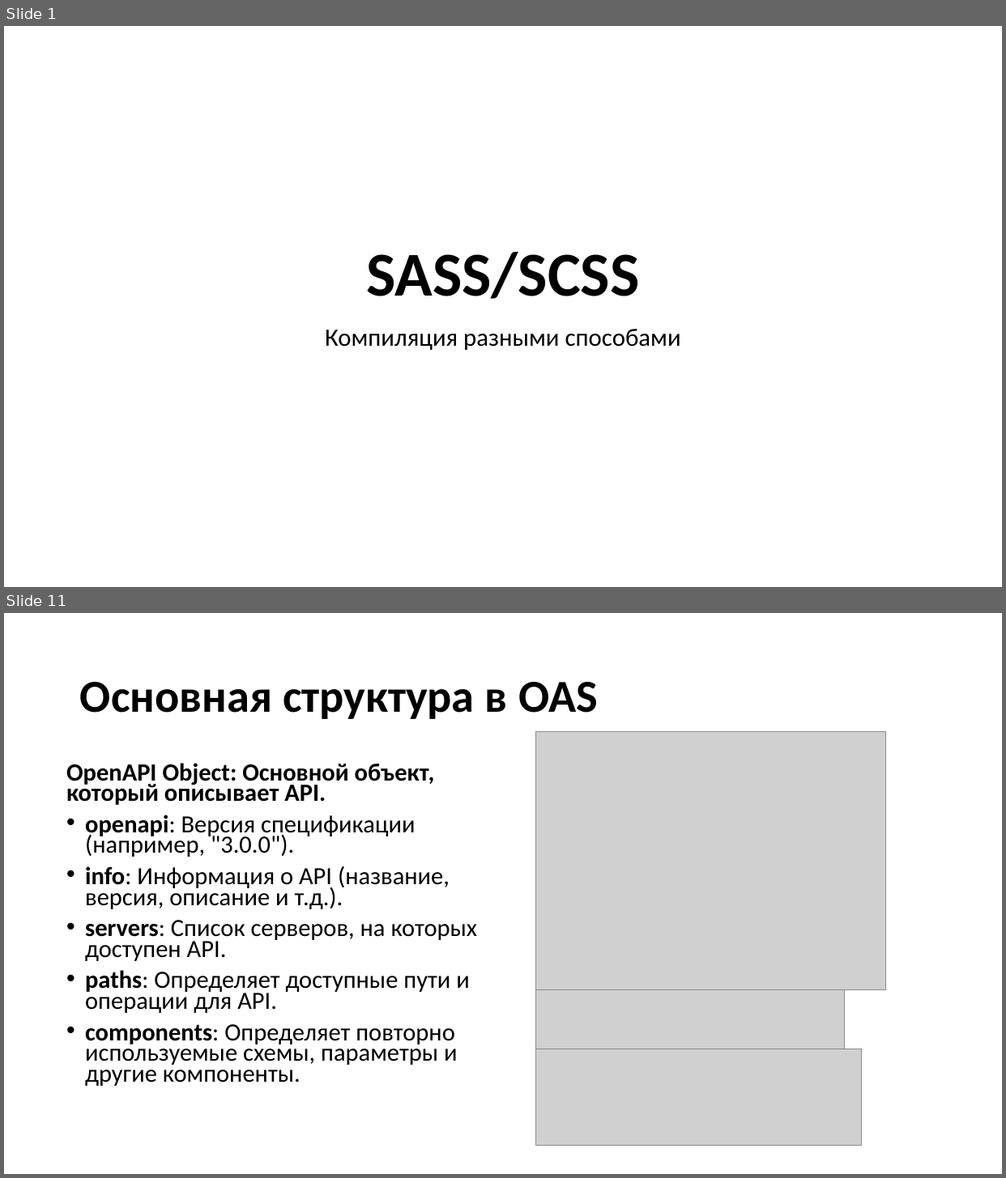
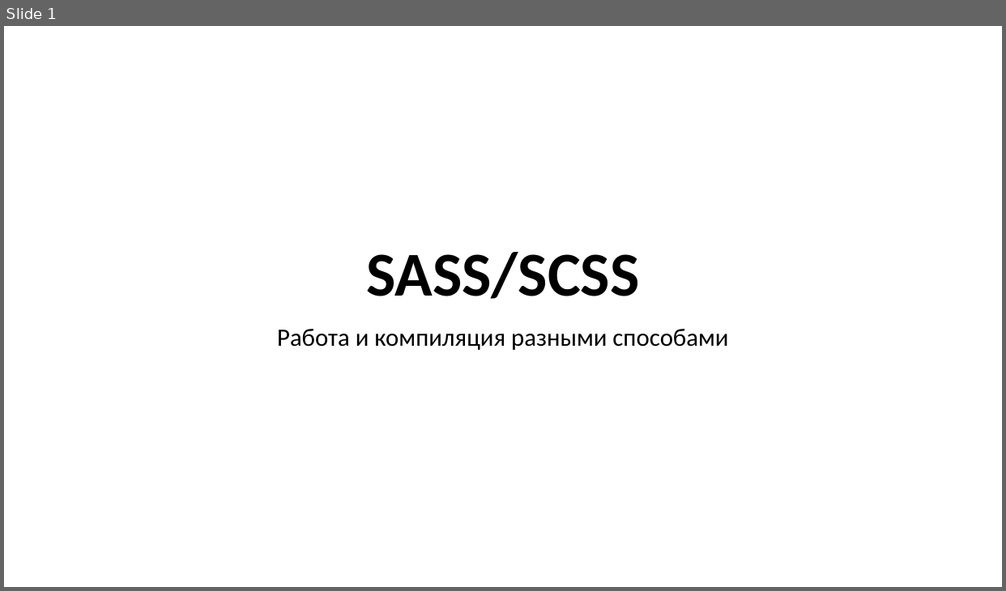
Before and after one commit to TalantRys/scss-study, a slide deck: sass.pptx. Shown one above the other, each under a label of ours: slides 1 and 11 before the commit, slide 1 after it; the slides between them are not shown. The pictures are 1006x1178 and 1006x591 pixels, drawn with LibreOffice and Linux fonts; fonts in the diff are those of the drawing; grey boxes stand for pictures. Boxes give left, top, right and bottom in pixels: in the first picture for what was removed or moved away, otherwise in the second. Text is boxed around its words. In the diff, an @@ line names an element or a change of style, - is before the commit and + after.

```diff
--- a/sass.pptx
+++ b/sass.pptx
@@ slide 11 removed at (4,613,1002,1174), background #FFFFFF @@
@@ title removed at (80,682,598,719) @@
-Основная структура в OAS
@@ picture removed at (535,731,886,990) @@
@@ text removed at (66,763,478,1086) @@
-OpenAPI Object: Основной объект, который описывает API.
-• openapi: Версия спецификации (например, "3.0.0").
-• info: Информация о API (название, версия, описание и т.д.).
-• servers: Список серверов, на которых доступен API.
-• paths: Определяет доступные пути и операции для API.
-• components: Определяет повторно используемые схемы, параметры и другие компоненты.
@@ picture removed at (535,990,845,1049) @@
@@ picture removed at (535,1049,861,1145) @@
@@ slide 1 changed as well @@
@@ subtitle at (277,329,728,350): text changed @@
-Компиляция разными способами
+Работа и компиляция разными способами
```
Also in this commit, not shown: 1 other slide changed, 8 slides added, 28 other slides removed.
